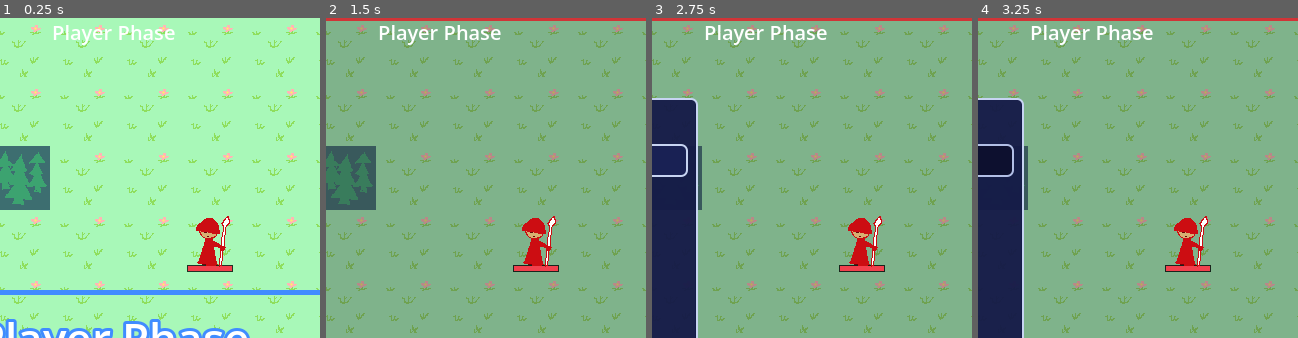
Above: before the commit, frames 1-4 (left to right).
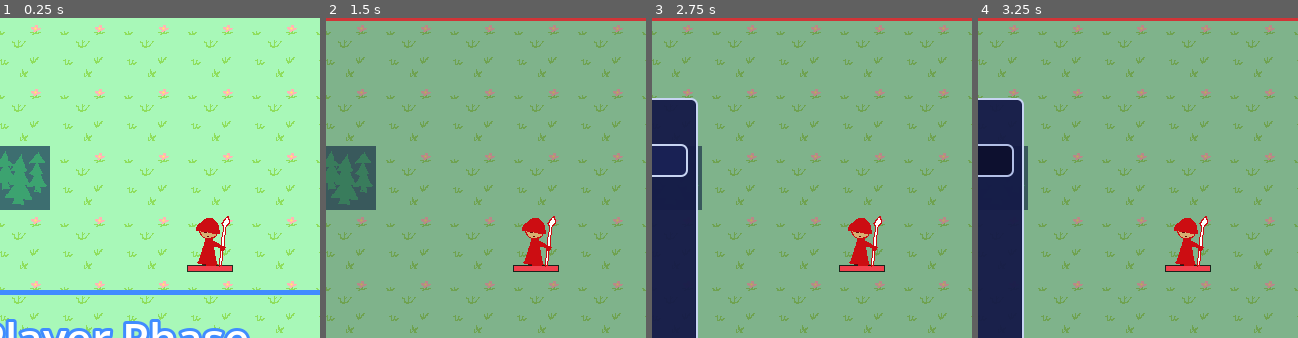
Above: after the commit, the same moments.

Repository: fhchu/feclone
Game: Godot game, scene res://scenes/game.tscn
Same seed, same stepped clock (60 frames per second), same inputs: the game is played once before the commit and once after it.
Inputs (mouse positions are % of the whole screen's width and height, from its top left):
- Up to frame 1 (0.25 s): no input
- Up to frame 2 (1.5 s): click "Undo" at 0.5 s; click (96, 89) at 1.25 s
- Up to frame 3 (2.75 s): click "Undo" at 2 s
- Up to frame 4 (3.25 s): click "— Turn 1 —" at 2.75 s
The pictures show only the part of the screen within x 32-82%, y 0-50%; the shares and areas given below are measured in that part.

The runs differ from the first frame. In frame 1, 0.7% of the frame differs, in the area x 16-55%, y 2-9%; in frame 2, 0.7%; in frame 3, 0.7%; in frame 4, 0.7%.

Commit message:
Thin 8px edge-scroll band, drop redundant turn label
Co-Authored-By: Claude Fable 5 <noreply@anthropic.com>

Diff:
--- a/scenes/game.tscn
+++ b/scenes/game.tscn
@@ -4,9 +4,6 @@
 [ext_resource type="Script" path="res://scripts/grid.gd" id="2_grid"]
 [ext_resource type="TileSet" uid="uid://bovrlt1lesetq" path="res://assets/overlay_tiles.tres" id="3_overlay"]
 [ext_resource type="Script" path="res://scripts/danger_layer.gd" id="4_danger"]
-
-[sub_resource type="LabelSettings" id="LabelSettings_turn"]
-font_size = 20
 
 [sub_resource type="StyleBoxFlat" id="StyleBoxFlat_banner"]
 content_margin_top = 16.0
@@ -57,16 +54,6 @@
 [node name="GameCamera" type="Camera2D" parent="."]
 
 [node name="UI" type="CanvasLayer" parent="."]
-
-[node name="TurnLabel" type="Label" parent="UI"]
-anchors_preset = 5
-anchor_left = 0.5
-anchor_right = 0.5
-offset_left = -20.0
-offset_right = 20.0
-offset_bottom = 23.0
-grow_horizontal = 2
-label_settings = SubResource("LabelSettings_turn")
 
 [node name="UndoButton" type="Button" parent="UI"]
 anchors_preset = 2
--- a/scripts/main.gd
+++ b/scripts/main.gd
@@ -8,9 +8,10 @@
 #   captures → melee combat, and the same undo-snapshot pattern.
 #
 # Levels are authored entirely in the editor — no code changes needed:
-#   • Terrain: paint the level's Ground TileMapLayer. Movement cost is
-#     the shared TileSet's "move_cost" custom data (grass 1, forest 2;
-#     assets/ground_tiles.tres). Unpainted cells are off the map.
+#   • Terrain: paint the level's Ground TileMapLayer. Tiles name their
+#     terrain ("terrain" custom data on assets/ground_tiles.tres) and
+#     ClassStats.MOVE_COSTS prices it per movement group. Unpainted
+#     cells are off the map.
 #   • Units:   instance unit.tscn under the level's Units node and set
 #     class/team/max hp in the Inspector.
 #   • Metadata: loss_conditions etc. are exports on the Level root.
@@ -21,7 +22,6 @@
 @onready var level_holder : Node2D         = $LevelHolder
 @onready var overlay      : TileMapLayer   = $Overlay
 @onready var camera       : Camera2D       = $GameCamera
-@onready var turn_label   : Label          = $UI/TurnLabel
 @onready var undo_button  : Button         = $UI/UndoButton
 @onready var phase_banner : PanelContainer = $UI/PhaseBanner
 @onready var banner_label : Label          = $UI/PhaseBanner/BannerLabel
@@ -68,15 +68,15 @@
 const ORTHO_DIRS : Array = [Vector2i.UP, Vector2i.DOWN, Vector2i.LEFT, Vector2i.RIGHT]
 
 # ── Camera ─────────────────────────────────────────────────────────────────────
-# Edge scrolling: the mouse standing in the outermost two tiles of the
-# screen pans the view (the mouse plays the role a cursor will have),
-# clamped so the camera never shows past the map. Minimum-size maps
-# (10×10 — exactly one screen) collapse the clamp range and never
-# scroll. Paused while input is locked so mousing to menus and panels
-# doesn't drag the view around.
-
-const EDGE_SCROLL_TILES : float = 2.0    # edge zone width, in tiles
-const EDGE_SCROLL_SPEED : float = 520.0  # pixels per second
+# Edge scrolling: the mouse pressed against the screen edge pans the
+# view (the mouse plays the role a cursor will have), clamped so the
+# camera never shows past the map. The band is a thin 8px — the same
+# inset the corner UI sits at — so reaching for buttons never drags
+# the view. Minimum-size maps (10×10 — exactly one screen) collapse
+# the clamp range and never scroll. Paused while input is locked.
+
+const EDGE_SCROLL_MARGIN : float = 8.0    # edge band width, in pixels
+const EDGE_SCROLL_SPEED  : float = 520.0  # pixels per second
 
 var _cam_min : Vector2 = Vector2.ZERO  # clamp range for the camera centre
 var _cam_max : Vector2 = Vector2.ZERO
@@ -90,7 +90,7 @@
     if level == null or _input_locked():
         return
     var vp     : Vector2 = get_viewport().get_visible_rect().size
-    var margin : float   = EDGE_SCROLL_TILES * 64.0
+    var margin : float   = EDGE_SCROLL_MARGIN
     var dir    : Vector2 = Vector2.ZERO
     if mouse_pos.x < margin:
         dir.x -= 1.0
@@ -377,7 +377,6 @@
         undo_stack.append(_capture_snapshot("Turn %d" % turn_number, "turn"))
         undo_button.disabled = false
     var title : String = "Player Phase" if team == PLAYER_TEAM else "Enemy Phase"
-    turn_label.text = title
     _show_banner(title, BANNER_COLORS[team])
 
 func _show_banner(title: String, team_color: Color) -> void:
@@ -1092,7 +1091,6 @@
 func _level_cleared() -> void:
     _level_over = true
     _deselect()
-    turn_label.text = "Victory!"
     var gen : int = _level_generation
     await get_tree().create_timer(_anim(LEVEL_CLEAR_DELAY)).timeout
     if gen != _level_generation:
@@ -1111,7 +1109,6 @@
     _game_over      = true
     _phase_changing = false
     _deselect()
-    turn_label.text = "Game Over"
     var gen : int = _level_generation
     await get_tree().create_timer(_anim(GAME_OVER_DELAY)).timeout
     if gen != _level_generation:
@@ -1306,5 +1303,4 @@
 
     current_team    = snap["team"]
     turn_number     = snap["turn"]
-    turn_label.text = "Player Phase" if current_team == PLAYER_TEAM else "Enemy Phase"
     _refresh_danger()  # restored board; tracked zones follow it
Not shown, changed: README.md
